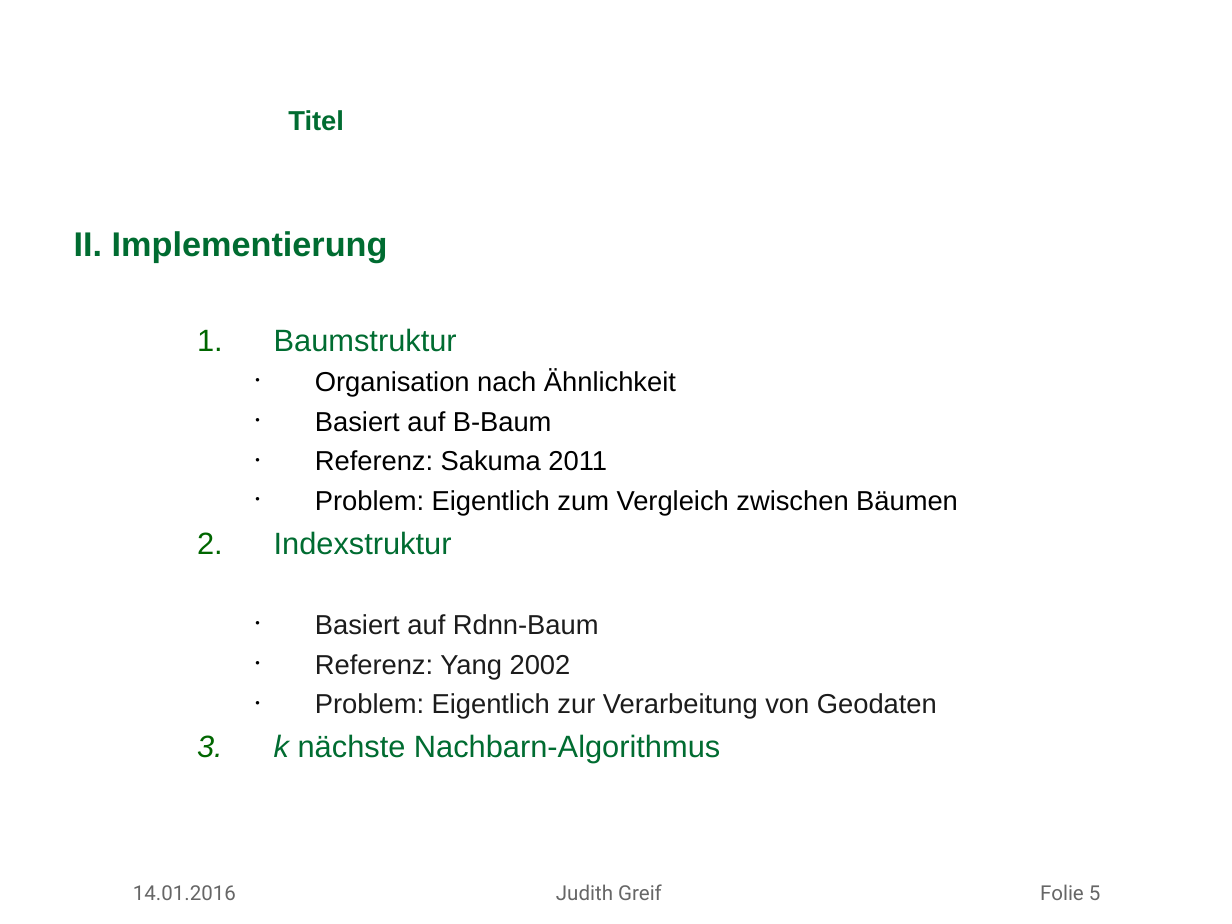
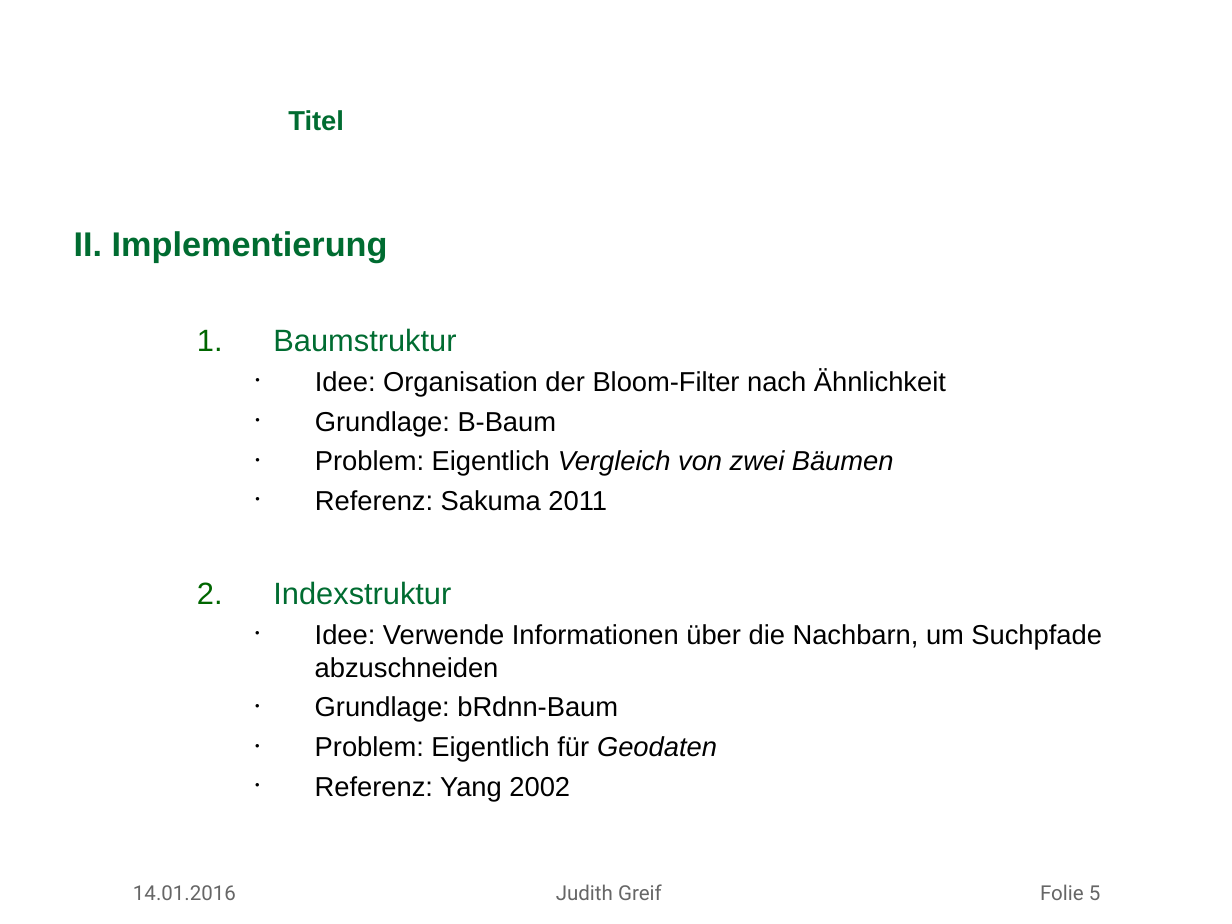
Before and after one commit to missgreenwood/masterarbeit, a slide deck: slide 5 of mdsg_latex_10062012/slides/antrittsvortrag_greif.ppt. Drawn at 1232x924 pixels with LibreOffice and Linux fonts; fonts in the diff are those of the drawing; background and template pictures are left out. Boxes give left, top, right and bottom in pixels: in the first picture for what was removed or moved away, otherwise in the second. Text is boxed around its words. In the diff, an @@ line names an element or a change of style, - is before the commit and + after.

```diff
--- a/mdsg_latex_10062012/slides/antrittsvortrag_greif.ppt
+++ b/mdsg_latex_10062012/slides/antrittsvortrag_greif.ppt
@@ text at (315,370,946,476): text changed @@
-    • Organisation nach Ähnlichkeit
-    • Basiert auf B-Baum
+    • Idee: Organisation der Bloom-Filter nach Ähnlichkeit
+    • Grundlage: B-Baum
+    • Problem: Eigentlich Vergleich von zwei Bäumen
@@ text at (315,490,958,516): paragraph removed @@
-    • Problem: Eigentlich zum Vergleich zwischen Bäumen
@@ text at (315,624,1102,762): text changed; text colour #1C1C1C to #000000 @@
-    • Basiert auf Rdnn-Baum
+    • Idee: Verwende Informationen über die Nachbarn, um Suchpfade abzuschneiden
+    • Grundlage: bRdnn-Baum
+    • Problem: Eigentlich für Geodaten
@@ text at (274,693,937,763): paragraphs removed @@
-    • Problem: Eigentlich zur Verarbeitung von Geodaten
-  3. k nächste Nachbarn-Algorithmus
@@ text at (315,776,570,802): text colour #1C1C1C to #000000 in "Referenz: Yang 2002" @@
```
Also in this commit, not shown: 2 other slides changed, 1 slide added, 3 other files.
